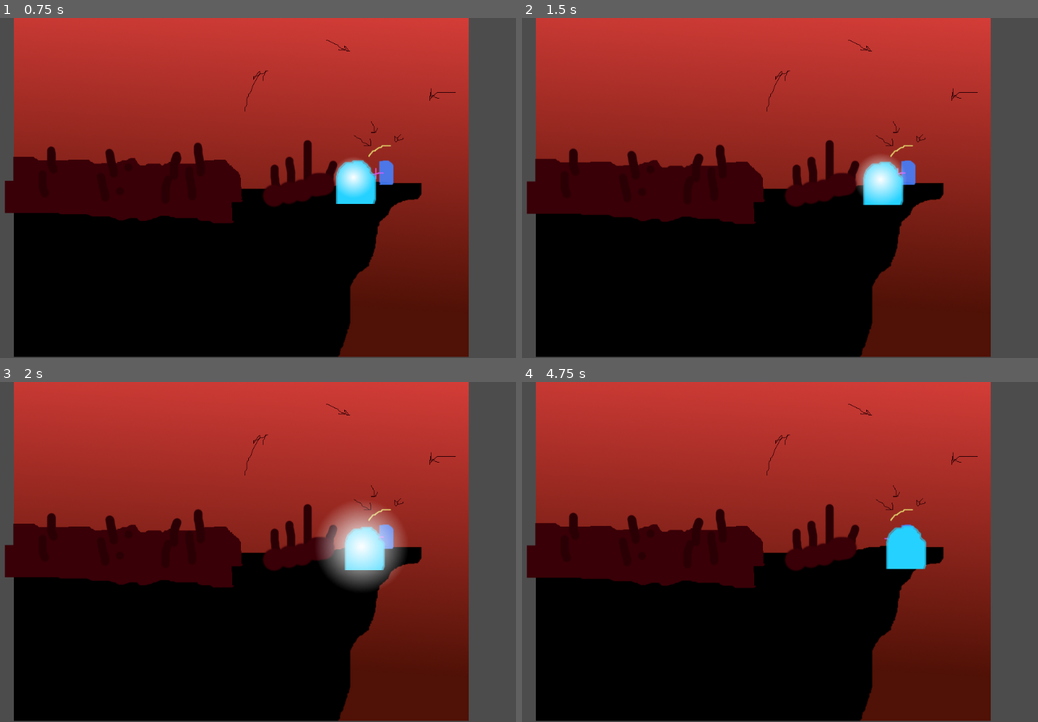
Above: before the commit, frames 1-4 (two rows, left to right).
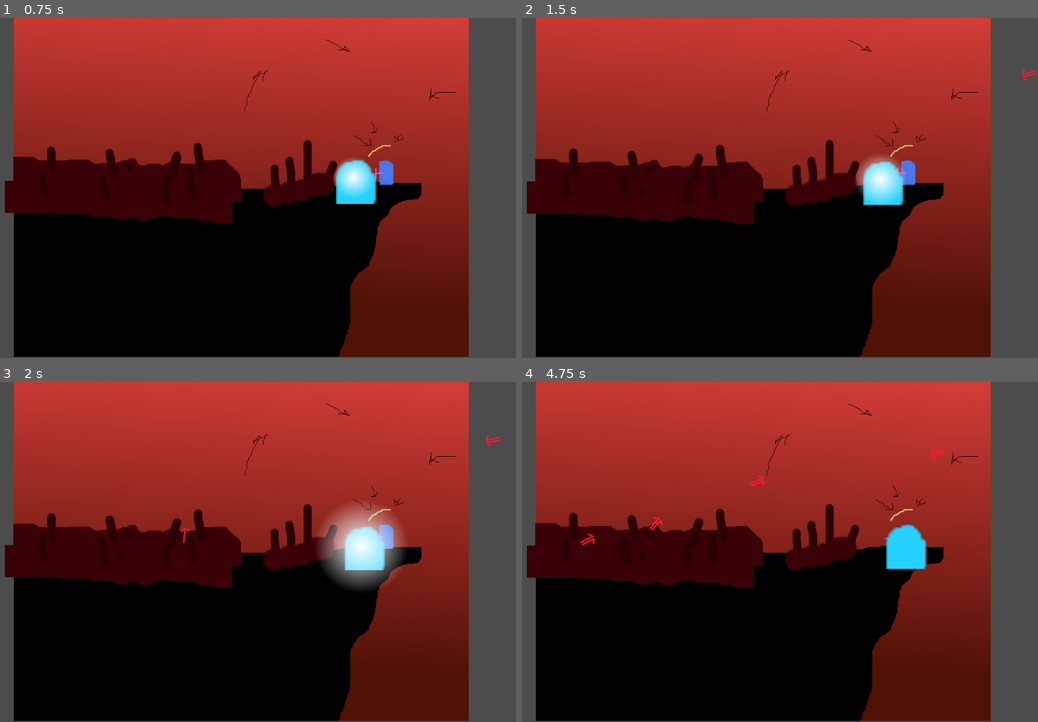
Above: after the commit, the same moments.

Repository: dannytaylor/ld50
Game: Godot game, scene res://300/Game.tscn
Two runs of this game, one before a commit and one after it. Both use one fixed random seed, a clock stepped at 60 frames per second and the inputs below.
Inputs (mouse positions are in pixels of both pictures, inside the frame that each line leads up to):
- Up to frame 1 (0.75 s): move the mouse to (350, 171) at 0.52 s; press the mouse at (350, 171) at 0.53 s
- Up to frame 2 (1.5 s): move the mouse to (630, 205) at 1.27 s; release the mouse at (630, 205) at 1.28 s; right-click (630, 205) at 1.35 s
- Up to frame 3 (2 s): no input
- Up to frame 4 (4.75 s): move the mouse to (805, 477) at 2.02 s; press the mouse at (805, 477) at 2.03 s; move the mouse to (718, 620) at 2.77 s; release the mouse at (718, 620) at 2.78 s; right-click (718, 620) at 2.85 s; move the mouse to (919, 603) at 3.52 s; press the mouse at (919, 603) at 3.53 s; move the mouse to (573, 501) at 4.27 s; release the mouse at (573, 501) at 4.28 s; right-click (573, 501) at 4.35 s

Frame 1 is identical in both runs. In frame 2, less than 0.1% of the frame differs, in the area x 96-100%, y 14-19%; in frame 3, less than 0.1%; in frame 4, 0.2%, in the area x 11-83%, y 19-49%.

Commit message:
Wacky arrow madness

Diff:
--- /dev/null
+++ b/project/300/Arrow.gd
@@ -0,0 +1,13 @@
+extends PathFollow2D
+
+
+export(float) var speed = 50
+
+# Called every frame. 'delta' is the elapsed time since the previous frame.
+func _process(delta):
+	offset += speed * delta
+	if unit_offset >= 1:
+		die()
+
+func die():
+	get_parent().queue_free()
--- /dev/null
+++ b/project/300/Arrow.tscn
@@ -0,0 +1,21 @@
+[gd_scene load_steps=4 format=2]
+
+[ext_resource path="res://300/arrow.png" type="Texture" id=1]
+[ext_resource path="res://300/Arrow.gd" type="Script" id=2]
+
+[sub_resource type="CircleShape2D" id=1]
+
+[node name="Arrow" type="PathFollow2D"]
+loop = false
+script = ExtResource( 2 )
+
+[node name="Area2D" type="Area2D" parent="."]
+collision_layer = 2
+collision_mask = 0
+
+[node name="CollisionShape2D" type="CollisionShape2D" parent="Area2D"]
+shape = SubResource( 1 )
+
+[node name="Sprite" type="Sprite" parent="."]
+scale = Vector2( 0.33, 0.33 )
+texture = ExtResource( 1 )
--- /dev/null
+++ b/project/300/ArrowSpawner.gd
@@ -0,0 +1,54 @@
+extends Node2D
+
+const ArrowScene = preload("Arrow.tscn")
+
+
+export(Vector2) var spawn_delay = Vector2(0.1, 2)
+
+export(Vector2) var x_wiggle = Vector2(-50, 50)
+export(Vector2) var y_wiggle = Vector2(0, 100)
+
+onready var player = get_tree().get_nodes_in_group("player")[0]
+
+# Called when the node enters the scene tree for the first time.
+func _ready():
+
+	spawn_arrow()
+
+
+func spawn_arrow(constant_only=false):
+
+	#Pick a random node to spawn the arrow
+	var nodes = $ConstantSources.get_children()
+	if not constant_only:
+		nodes.append_array(get_tree().get_nodes_in_group("enemy"))
+
+	var index = randi() % len(nodes)
+	var node = nodes[index]
+
+	var new_path = $ArrowPathTemplate.duplicate()
+	new_path.curve = new_path.curve.duplicate()
+	add_child(new_path)
+
+	# Wiggle the apex of the arc
+	var target_position = Vector2(new_path.curve.get_point_position(1))
+	target_position.x += rand_range(x_wiggle.x, x_wiggle.y)
+	target_position.y += rand_range(y_wiggle.x, y_wiggle.y)
+
+	if node.position.x > player.position.x:
+		var movement = player.position.x - target_position.x
+		target_position.x += movement
+
+	new_path.curve.set_point_position(1, target_position)
+
+	# Set start and end
+	new_path.curve.set_point_position(0, node.global_position)
+	new_path.curve.set_point_position(2, player.global_position)
+
+	#Give it the arrow
+	new_path.add_child(ArrowScene.instance())
+
+	# Delay and spawn a new one
+	$Timer.start(rand_range(spawn_delay.x, spawn_delay.y))
+	yield($Timer, "timeout")
+	spawn_arrow()
--- a/project/300/Enemy.gd
+++ b/project/300/Enemy.gd
@@ -15,3 +15,6 @@
 func wiggle(max_x=3, max_y=3):
 	$Sprite.translate(Vector2((randf()-0.5)*max_x*2, (randf()-0.5)*max_y*2))
 	v_offset += (randf()-0.5) * 1
+
+func die():
+	queue_free()
--- a/project/300/Enemy.tscn
+++ b/project/300/Enemy.tscn
@@ -5,7 +5,7 @@
 
 [sub_resource type="RectangleShape2D" id=1]
 
-[node name="Enemy" type="PathFollow2D"]
+[node name="Enemy" type="PathFollow2D" groups=["enemy"]]
 rotate = false
 loop = false
 script = ExtResource( 2 )
--- a/project/300/Game.tscn
+++ b/project/300/Game.tscn
@@ -10,10 +10,16 @@
 [ext_resource path="res://300/sword.png" type="Texture" id=8]
 [ext_resource path="res://300/Game.gd" type="Script" id=9]
 [ext_resource path="res://300/special.png" type="Texture" id=10]
+[ext_resource path="res://300/ArrowSpawner.gd" type="Script" id=12]
 
 [sub_resource type="Curve2D" id=2]
 _data = {
 "points": PoolVector2Array( 0, 0, 0, 0, 422, 332, 0, 0, 0, 0, 349, 323, 0, 0, 0, 0, 549, 315, 0, 0, 0, 0, 631, 298, 0, 0, 0, 0, 721, 299, 0, 0, 0, 0, 849, 272, 0, 0, 0, 0, 1002, 376 )
+}
+
+[sub_resource type="Curve2D" id=6]
+_data = {
+"points": PoolVector2Array( 0, 0, 0, 0, 382, 306, -163.705, 15.6739, 163.705, -15.6739, 555, 79, 0, 0, 0, 0, 731, 279 )
 }
 
 [sub_resource type="Curve2D" id=3]
@@ -44,6 +50,43 @@
 position = Vector2( -1, -9 )
 curve = SubResource( 2 )
 
+[node name="ArrowSpawner" type="Node2D" parent="."]
+script = ExtResource( 12 )
+
+[node name="ArrowPathTemplate" type="Path2D" parent="ArrowSpawner"]
+curve = SubResource( 6 )
+
+[node name="ConstantSources" type="Node2D" parent="ArrowSpawner"]
+
+[node name="Position2D" type="Position2D" parent="ArrowSpawner/ConstantSources"]
+position = Vector2( 225, 281 )
+
+[node name="Position2D2" type="Position2D" parent="ArrowSpawner/ConstantSources"]
+position = Vector2( 310, 302 )
+
+[node name="Position2D3" type="Position2D" parent="ArrowSpawner/ConstantSources"]
+position = Vector2( 441, 289 )
+
+[node name="Position2D4" type="Position2D" parent="ArrowSpawner/ConstantSources"]
+position = Vector2( 373, 279 )
+
+[node name="Position2D5" type="Position2D" parent="ArrowSpawner/ConstantSources"]
+position = Vector2( 1052, 291 )
+
+[node name="Position2D6" type="Position2D" parent="ArrowSpawner/ConstantSources"]
+position = Vector2( 1129, 293 )
+
+[node name="Position2D7" type="Position2D" parent="ArrowSpawner/ConstantSources"]
+position = Vector2( 1081, 89 )
+
+[node name="Position2D8" type="Position2D" parent="ArrowSpawner/ConstantSources"]
+position = Vector2( 71, 292 )
+
+[node name="Position2D9" type="Position2D" parent="ArrowSpawner/ConstantSources"]
+position = Vector2( 93, 110 )
+
+[node name="Timer" type="Timer" parent="ArrowSpawner"]
+
 [node name="ArmyFront" type="Sprite" parent="."]
 position = Vector2( 328, 308 )
 texture = ExtResource( 3 )
@@ -58,7 +101,7 @@
 [node name="PlayerPath" type="Path2D" parent="."]
 curve = SubResource( 3 )
 
-[node name="Player" type="PathFollow2D" parent="PlayerPath"]
+[node name="Player" type="PathFollow2D" parent="PlayerPath" groups=["player"]]
 position = Vector2( 730, 275 )
 rotate = false
 loop = false
Not shown: 1 places in project/300/Game.tscn that only renumber resources
Binary file added: project/300/arrow.png
Not shown, added: project/300/arrow.png.import
